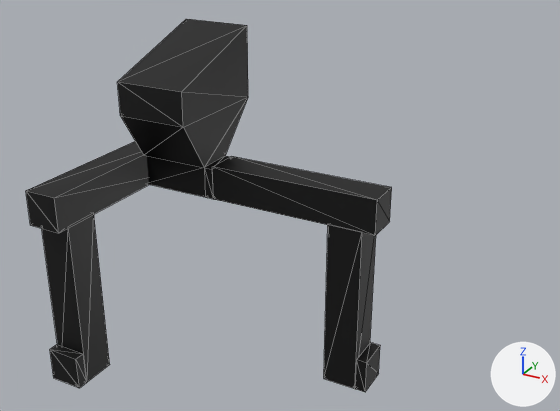
The glTF model android/assets/model/testik.glb, before and after one commit.
Before and after are seen from a 50 mm camera at (1.379, -2.0, 1.518) aimed at (0.39, -0.202, 0.619). Every picture has the same lights, and +X, +Y and +Z are marked at lower right. Mesh edges are drawn as thin lines. Vertices at the same position are counted once.

Objects in the first picture: 'BaseMesh'.
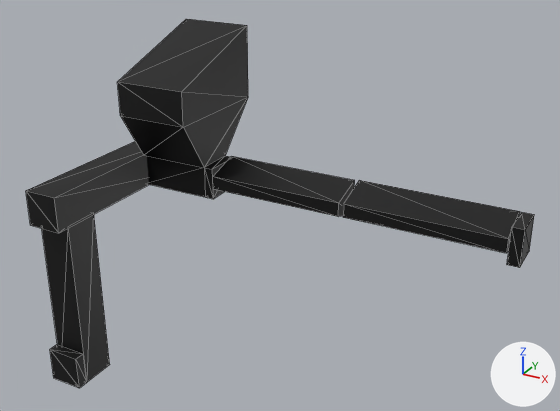
Changed parts and their boxes (x1, y1, x2, y2) in the pictures (560 x 411 px; the box of a moved part takes in the faces that stretch with it):
```json
{"object": "BaseMesh", "change": "reshaped", "before": [26, 19, 392, 392], "after": [26, 19, 534, 388], "on screen": "39% wider"}
{"part": 1, "of": "me_plane", "change": "moved or reshaped", "before": [355, 342, 380, 392], "after": [507, 212, 534, 268]}
{"part": 2, "of": "me_plane", "change": "moved or reshaped", "before": [212, 156, 392, 389], "after": [213, 156, 520, 253]}
```

Edits to the scene script, one JSON object a line:
```json
{"block": "me_plane", "where": "me_plane.from_pydata(...)  # 72 vertices, 116 faces; spans x -0.231..0.667, y -0.566..0.116, z 0.029..1.055"}
{"block": "me_plane", "where": "# used by ob_basemesh; location = (0.0, 0.0, 0.0)"}
{"block": "me_plane", "change": "me_plane part 1: the loose piece of 8 vertices spanning x 0.629..0.662, y -0.152..-0.044, z 0.029..0.137 is moved by (0.405, 0.0, 0.538)"}
{"block": "me_plane", "change": "me_plane part 2"}
{"op": "set", "path": "me_plane.vertices[32].co", "old": "(0.667, -0.152, 0.566)", "new": "(0.552, -0.152, 0.6)", "note": "pixel (375, 235) -> pixel (338, 216)"}
{"op": "set", "path": "me_plane.vertices[33].co", "old": "(0.667, -0.152, 0.673)", "new": "(0.552, -0.152, 0.641)", "note": "pixel (377, 200) -> pixel (338, 203)"}
{"op": "set", "path": "me_plane.vertices[34].co", "old": "(0.127, -0.152, 0.566)", "new": "(0.127, -0.152, 0.6)", "note": "pixel (213, 199) -> pixel (213, 189)"}
{"op": "set", "path": "me_plane.vertices[35].co", "old": "(0.127, -0.152, 0.673)", "new": "(0.127, -0.152, 0.641)", "note": "pixel (212, 166) -> pixel (212, 176)"}
{"op": "set", "path": "me_plane.vertices[36].co", "old": "(0.667, -0.044, 0.566)", "new": "(0.552, -0.044, 0.566)", "note": "pixel (389, 221) -> not seen"}
{"op": "set", "path": "me_plane.vertices[37].co", "old": "(0.667, -0.044, 0.673)", "new": "(0.552, -0.044, 0.673)", "note": "pixel (391, 187) -> pixel (354, 180)"}
{"op": "set", "path": "me_plane.vertices[40].co", "old": "(0.52, -0.152, 0.029)", "new": "(0.567, -0.152, 0.642)", "note": "pixel (323, 378) -> pixel (343, 203)"}
{"op": "set", "path": "me_plane.vertices[41].co", "old": "(0.628, -0.152, 0.029)", "new": "(0.567, -0.152, 0.601)", "note": "pixel (354, 388) -> pixel (343, 217)"}
{"op": "set", "path": "me_plane.vertices[42].co", "old": "(0.52, -0.152, 0.57)", "new": "(1.029, -0.152, 0.642)", "note": "pixel (327, 223) -> pixel (508, 238)"}
{"op": "set", "path": "me_plane.vertices[43].co", "old": "(0.628, -0.152, 0.57)", "new": "(1.029, -0.152, 0.601)", "note": "pixel (362, 231) -> pixel (506, 253)"}
{"op": "set", "path": "me_plane.vertices[44].co", "old": "(0.52, -0.044, 0.029)", "new": "(0.567, -0.044, 0.676)", "note": "not seen -> pixel (359, 180)"}
{"op": "set", "path": "me_plane.vertices[45].co", "old": "(0.628, -0.044, 0.029)", "new": "(0.567, -0.044, 0.568)"}
{"op": "set", "path": "me_plane.vertices[46].co", "old": "(0.52, -0.044, 0.57)", "new": "(1.029, -0.044, 0.676)", "note": "not seen -> pixel (519, 211)"}
{"op": "set", "path": "me_plane.vertices[47].co", "old": "(0.628, -0.044, 0.57)", "new": "(1.029, -0.044, 0.568)"}
```
